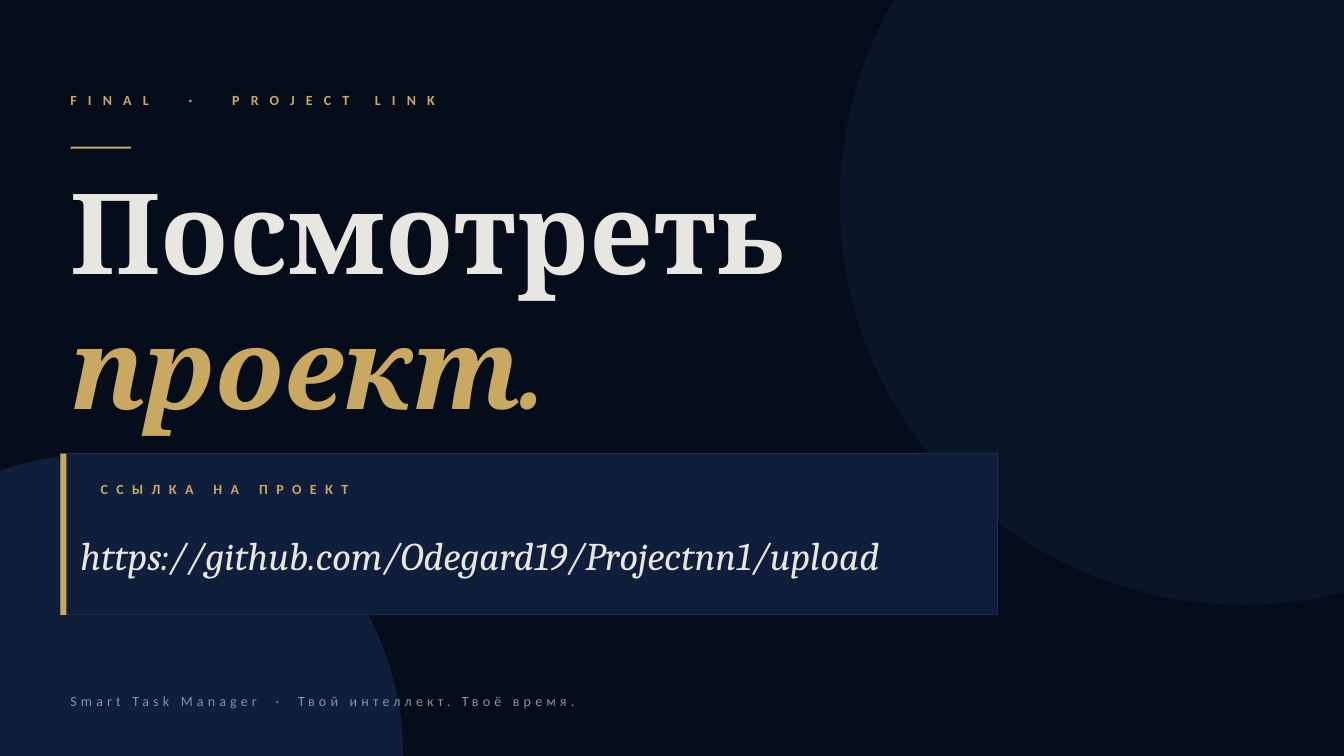
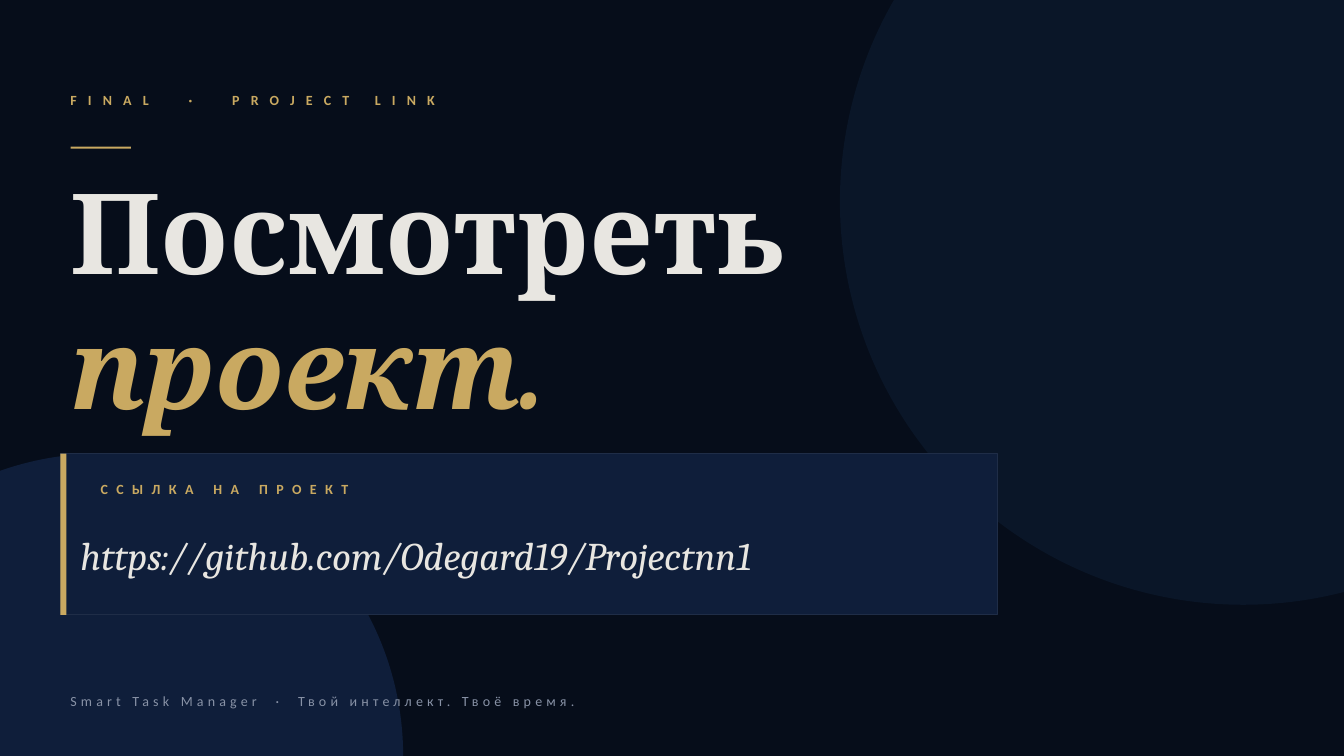
Before and after one commit to Odegard19/Projectnn1, a slide deck: slide 12 of STM.pptx. Drawn at 1344x756 pixels with LibreOffice and Linux fonts; fonts in the diff are those of the drawing. Boxes give left, top, right and bottom in pixels: in the first picture for what was removed or moved away, otherwise in the second. Text is boxed around its words. In the diff, an @@ line names an element or a change of style, - is before the commit and + after.

```diff
--- a/STM.pptx
+++ b/STM.pptx
@@ text at (80, 542, 751, 579): text changed @@
-https://github.com/Odegard19/Projectnn1/upload
+https://github.com/Odegard19/Projectnn1
```
